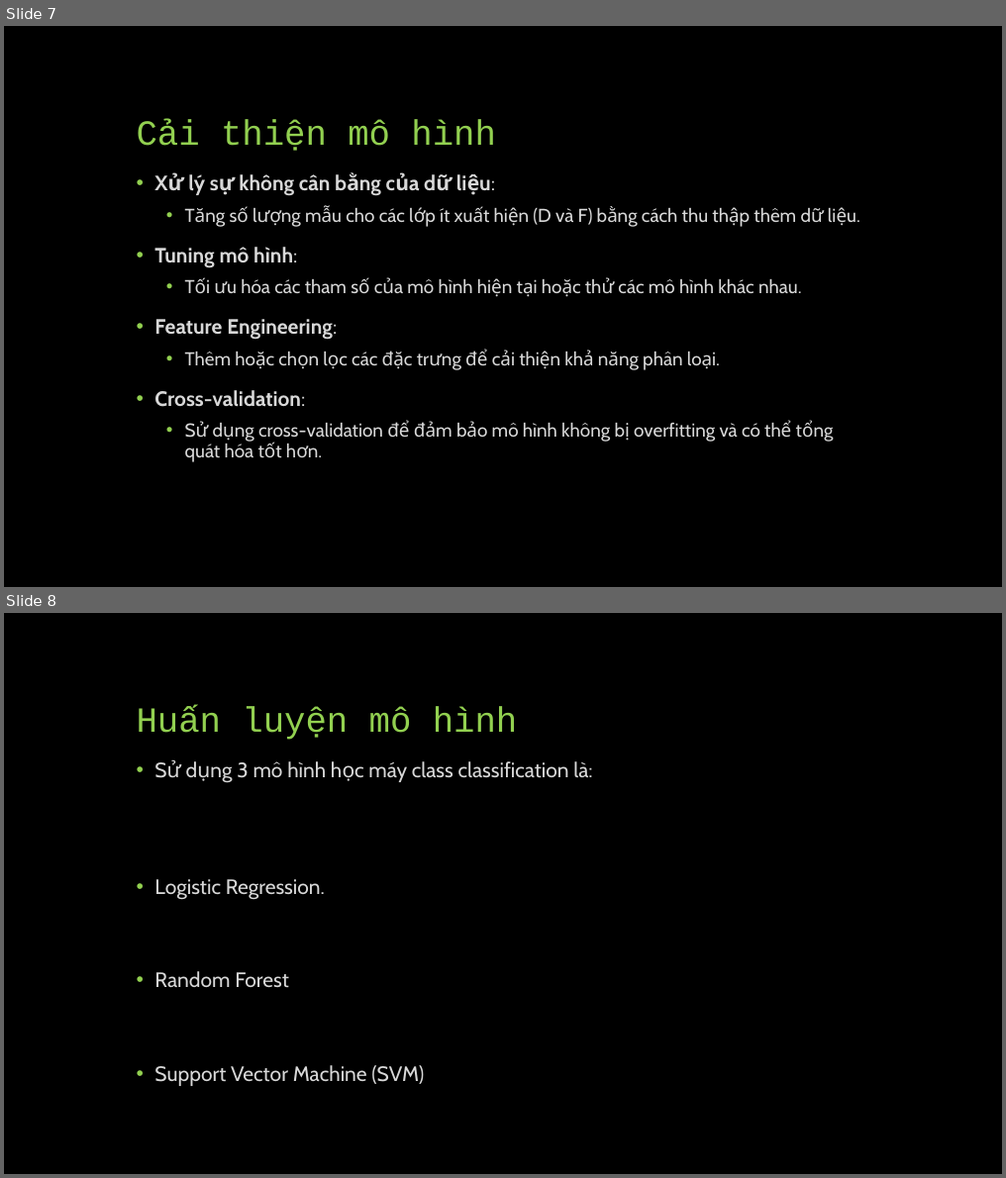
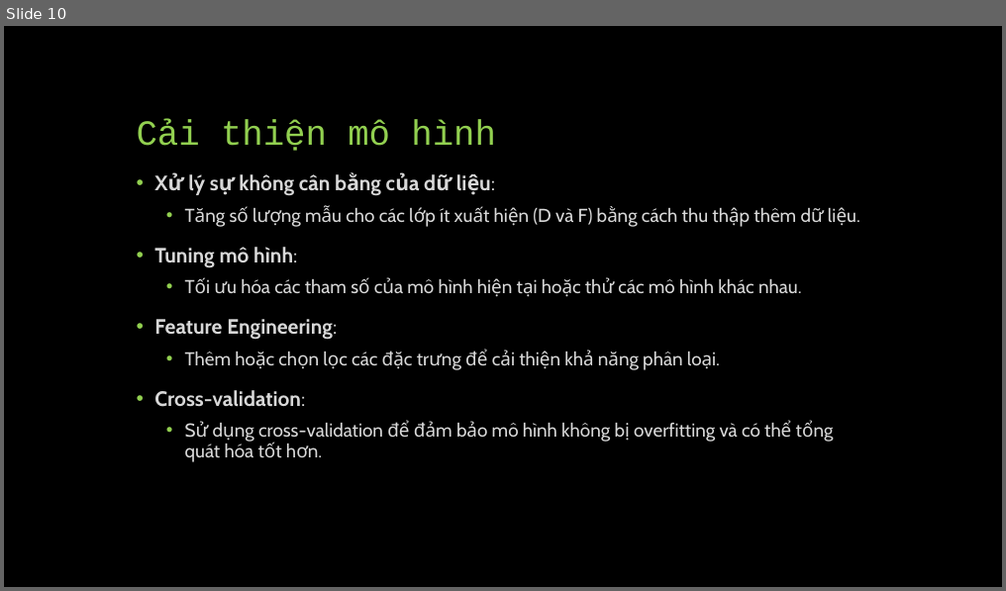
Before and after one commit to quantienquanz/Academic-Impact-Tracker, a slide deck: PPTX/Tuần 4.pptx. Shown one above the other, each under a label of ours: slides 7 and 8 before the commit, slide 10 after it. The pictures are 1006x1178 and 1006x591 pixels, drawn with LibreOffice and Linux fonts; fonts in the diff are those of the drawing. Boxes give left, top, right and bottom in pixels: in the first picture for what was removed or moved away, otherwise in the second. Text is boxed around its words. In the diff, an @@ line names an element or a change of style, - is before the commit and + after.

```diff
--- a/PPTX/Tuần 4.pptx
+++ b/PPTX/Tuần 4.pptx
@@ slide 8 removed at [4,613,1002,1174], background #000000 @@
@@ title removed at [137,707,518,740] @@
-Huấn luyện mô hình
@@ text removed at [154,761,592,1086] @@
-• Sử dụng 3 mô hình học máy class classification là:
-• Logistic Regression.
-• Random Forest
-• Support Vector Machine (SVM)
@@ what was slide 7 is now slide 10 @@
```
Also in this commit, not shown: 5 slides changed, 10 slides added.
